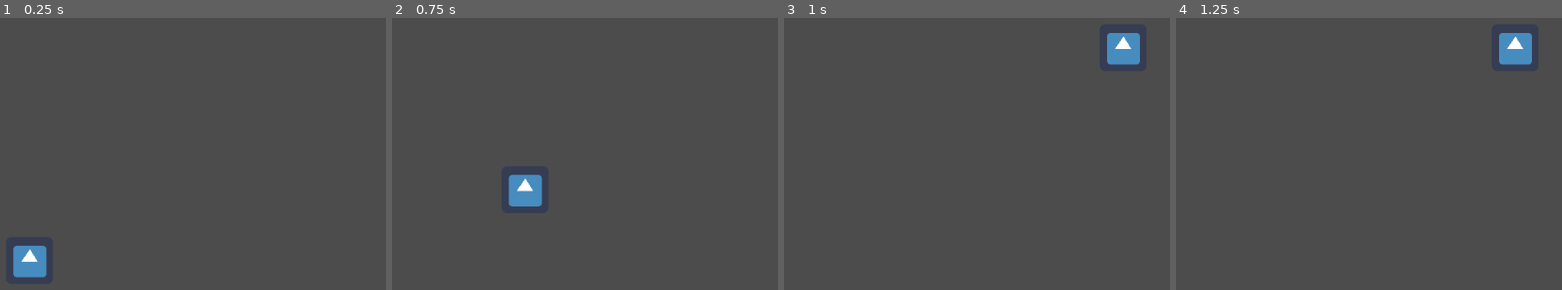
Above: before the commit, frames 1-4 (left to right).
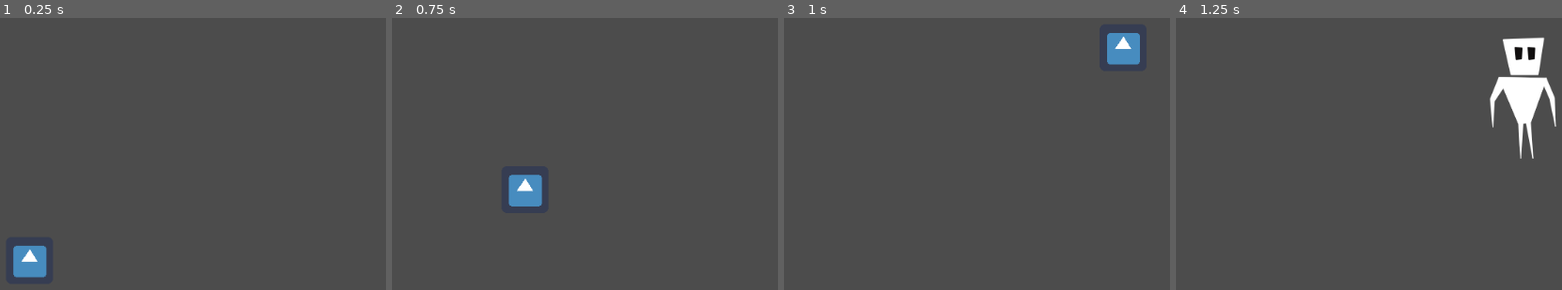
Above: after the commit, the same moments.

Repository: kneghtmare/godot-card-game
Game: Godot game, scene res://General/Game.tscn
Same seed, same stepped clock (60 frames per second), same inputs: the game is played once before the commit and once after it. The engine's default icon, where the game draws it, is replaced by a stand-in: a white triangle on a blue panel in a dark square.
Inputs (mouse positions are in pixels of both pictures, inside the frame that each line leads up to):
- Up to frame 1 (0.25 s): no input
- Up to frame 2 (0.75 s): tap Enter at 0.5 s; drag from (422, 260) to (731, 47) at 0.52 s
- Up to frame 3 (1 s): no input
- Up to frame 4 (1.25 s): no input

Frames 1-3 are identical in both runs. In frame 4, 3.6% of the frame differs, in the area x 81-99%, y 5-52%.

Commit message:
Finished DraggableCard class

Diff:
--- a/General/DraggableCard.gd
+++ b/General/DraggableCard.gd
@@ -1,18 +1,13 @@
 extends Area2D
-
-
-enum States {
-	SUBSTITUTE,
-	PLAYING
-}
-
+class_name DraggableCard
 
 export (String, FILE) var card_scene_path: String
 
-var state: int = States.SUBSTITUTE
 var play_area_entered := false
 var is_dragged := false
 var card := Card.new()
+
+onready var currentScene: Node = get_tree().current_scene
 
 
 func _ready() -> void:
@@ -24,21 +19,19 @@
 
 
 func _process(delta: float) -> void:
-	state_process()
+	if is_dragged:
+		global_position = get_global_mouse_position()
+	else: #if the player stops dragging and the we are also in play area
+		if play_area_entered:
+			_play()
 
 
-func state_process() -> void:
-	match state:
-		States.SUBSTITUTE:
-			if is_dragged:
-				global_position = get_global_mouse_position()
-
-			if play_area_entered:
-				if not is_dragged:
-					set_state(States.PLAYING)
-
-		States.PLAYING:
-			pass
+#NON IN-BUILT FUNCTIONS
+func _play():
+	var instance = card.scene.instance()
+	instance.global_position = global_position
+	currentScene.add_child(instance)
+	queue_free()
 
 
 #SIGNALS
@@ -58,9 +51,3 @@
 func _on_area_exited(area: Area2D) -> void:
 	if area.is_in_group("PlayArea"):
 		play_area_entered = false
-
-
-#SETTTERS AND GETTERS
-func set_state(new_state: int) -> void:
-	if state != new_state:
-		state = new_state
--- a/project.godot
+++ b/project.godot
@@ -13,9 +13,15 @@
 "class": "Card",
 "language": "GDScript",
 "path": "res://CardResources/CardResource.gd"
+}, {
+"base": "Area2D",
+"class": "DraggableCard",
+"language": "GDScript",
+"path": "res://General/DraggableCard.gd"
 } ]
 _global_script_class_icons={
-"Card": ""
+"Card": "",
+"DraggableCard": ""
 }
 
 [application]
